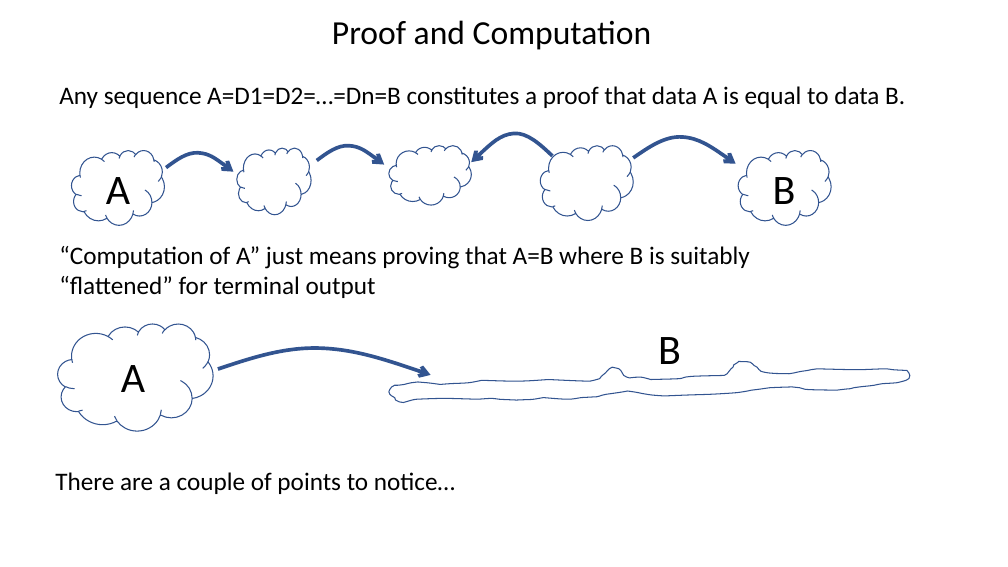
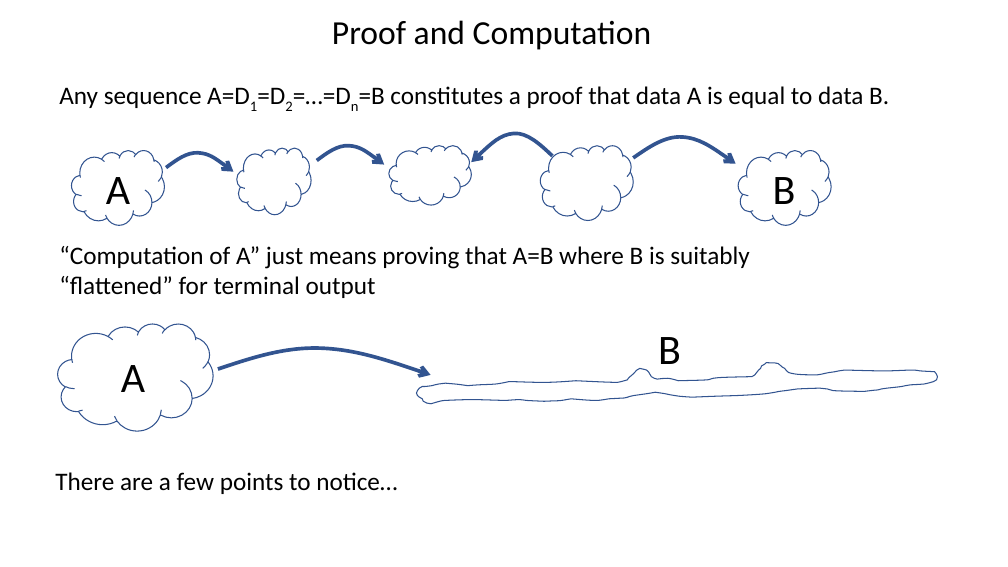
Before and after one commit to Saul-Youssef/coda, a slide deck: slide 9 of doc/talk/coda.pptx. Drawn at 1008x567 pixels with LibreOffice and Linux fonts; fonts in the diff are those of the drawing. Boxes give left, top, right and bottom in pixels: in the first picture for what was removed or moved away, otherwise in the second. Text is boxed around its words. In the diff, an @@ line names an element or a change of style, - is before the commit and + after.

```diff
--- a/doc/talk/coda.pptx
+++ b/doc/talk/coda.pptx
@@ text "Any sequence A=D1=D2=…=Dn=B constitutes a ..." at (59, 86, 889, 108): now subscript in "A=D1=D2=…=Dn=B" @@
@@ freeform shape: place and size @@
-freeform shape at (389, 361, 910, 402)
+freeform shape at (417, 363, 938, 404)
@@ text at (55, 472, 397, 494): text changed @@
-There are a couple of points to notice…
+There are a few points to notice…
```
Also in this commit, not shown: 6 other slides changed, 6 slides added, 1 slide removed, 2 other files.
